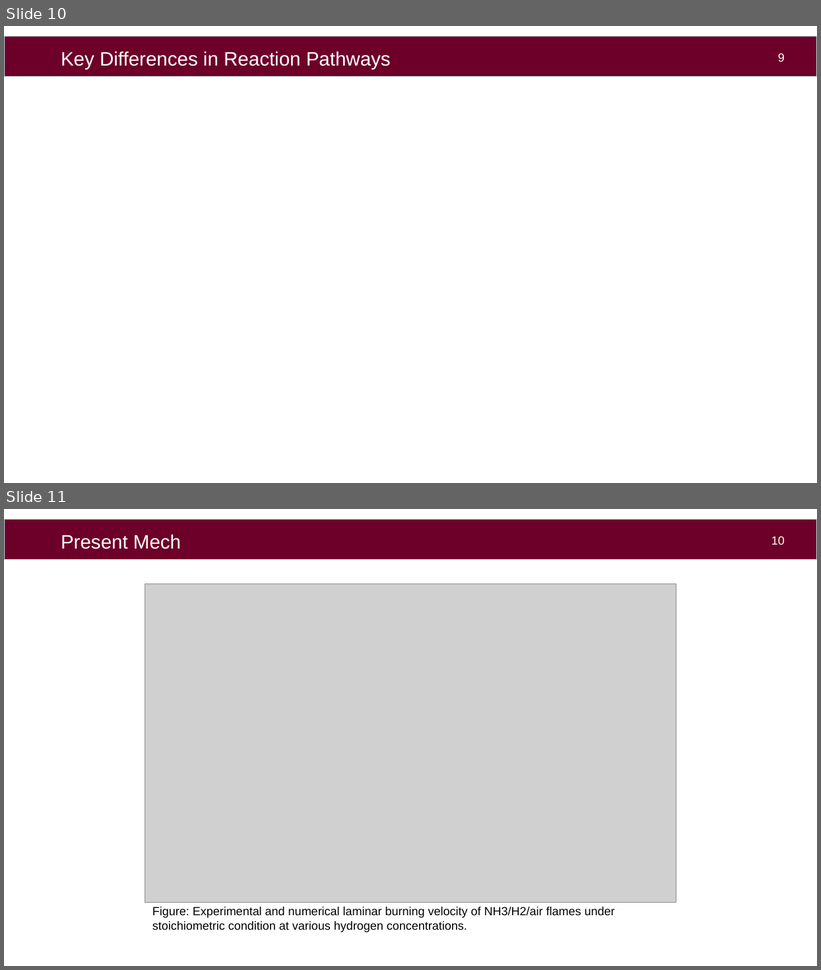
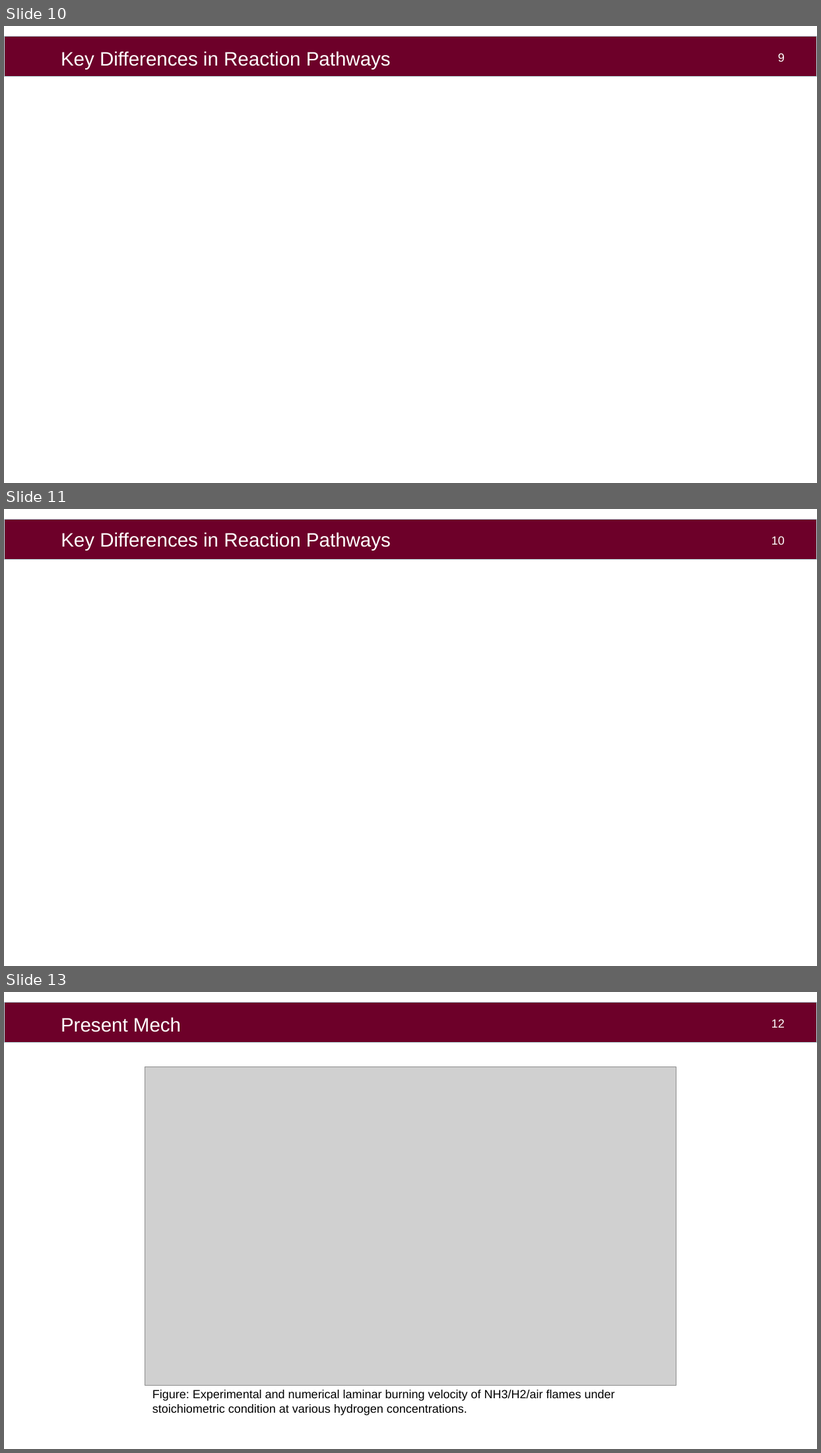
Before and after one commit to aahil-wq/lab-presentations, a slide deck: icfd2026/pres/kyushu_ppt_16-9.pptx. Shown one above the other, each under a label of ours: slides 10 and 11 before the commit, slides 10, 11 and 13 after it; the slides between them are not shown. The pictures are 821x970 and 821x1453 pixels, drawn with LibreOffice and Linux fonts; fonts in the diff are those of the drawing; grey boxes stand for pictures; background and template pictures are left out. Boxes give left, top, right and bottom in pixels: in the first picture for what was removed or moved away, otherwise in the second. Text is boxed around its words. In the diff, an @@ line names an element or a change of style, - is before the commit and + after.

```diff
--- a/icfd2026/pres/kyushu_ppt_16-9.pptx
+++ b/icfd2026/pres/kyushu_ppt_16-9.pptx
@@ slide 11 added at bbox=[4, 509, 817, 966], background #FFFFFF; not listed: 1 template element that a slide beside it also shows @@
@@ title added at bbox=[61, 532, 391, 551], 23 pt, text #FFFFFF @@
+Key Differences in Reaction Pathways
@@ page number added at bbox=[772, 536, 785, 545], 14 pt, text #FFFFFF @@
+10
@@ what was slide 11 is now slide 13 @@
@@ page number at bbox=[772, 1019, 785, 1028]: text changed @@
-10
+12
```
Also in this commit, not shown: 1 slide changed, 1 other slide added, 1 other file.
